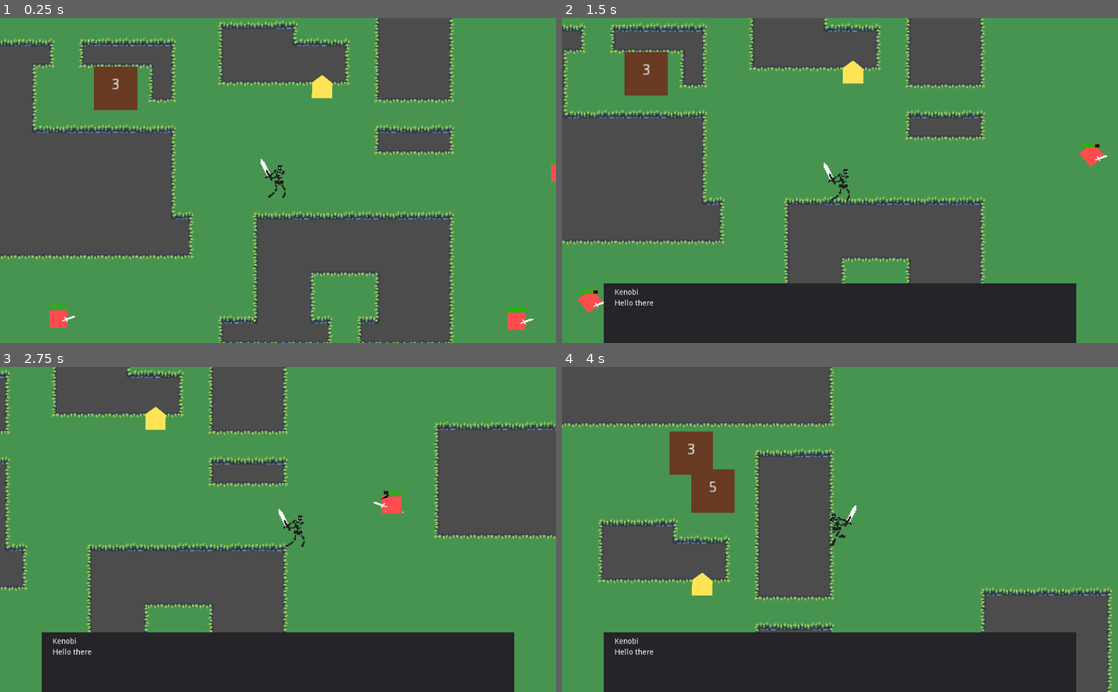
Above: before the commit, frames 1-4 (two rows, left to right).
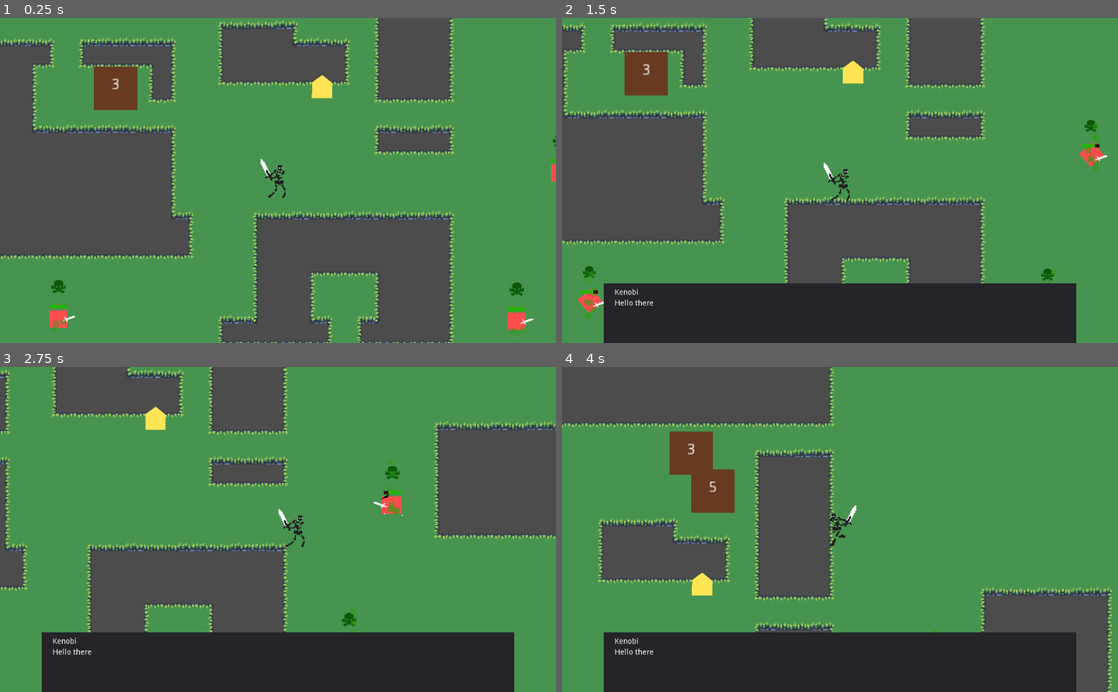
Above: after the commit, the same moments.

Repository: doorgan/godot_test
Game: Godot game, scene res://World.tscn
The game is run twice, just before and just after one commit, with the same random seed, the same clock (stepped at 60 frames per second) and the same inputs.
Inputs (mouse positions are in pixels of both pictures, inside the frame that each line leads up to):
- Up to frame 1 (0.25 s): no input
- Up to frame 2 (1.5 s): move the mouse to (962, 164) at 0.52 s; hold Right (ui_right) 0.53-1.28 s; tap A (attack) at 0.6 s; move the mouse to (728, 196) at 1.27 s; hold Down (ui_down) from 1.28 s (still down); tap E (interact) at 1.35 s
- Up to frame 3 (2.75 s): move the mouse to (333, 458) at 2.02 s; release Down (ui_down) at 2.03 s; hold Right (ui_right) from 2.03 s (still down); tap Q (invulnerable) at 2.1 s
- Up to frame 4 (4 s): move the mouse to (812, 594) at 2.77 s; release Right (ui_right) at 2.78 s; hold Up (ui_up) 2.78-3.53 s; tap Space (roll) at 2.85 s; move the mouse to (1006, 578) at 3.52 s; hold Left (ui_left) from 3.53 s (still down); tap S (shield) at 3.6 s

The runs differ from the first frame. In frame 1, 0.3% of the frame differs, in the area x 9-100%, y 36-98%; in frame 2, 0.4%, in the area x 3-97%, y 31-93%; in frame 3, 0.3%; in frame 4, less than 0.1%.

Commit message:
saving changes

Diff:
--- a/Effects/Poison.gd
+++ b/Effects/Poison.gd
@@ -5,9 +5,13 @@
 export (int) var damage_interval : = 1
 export (int) var duration : = 5
 
+const poison_fx = preload("res://SFX/Poison.tscn")
+
 var timer
 
 func _ready():
+	add_child(poison_fx.instance())
+	$Poison/AnimationPlayer.play("pulse")
 	create_timer()
 	get_tree().create_timer(duration).connect("timeout", self, "finish")
 
--- a/Enemy.tscn
+++ b/Enemy.tscn
@@ -647,9 +647,6 @@
 "enemy",
 ]]
 script = ExtResource( 1 )
-__meta__ = {
-"_edit_vertical_guides_": [ 11.0451 ]
-}
 effects_slot = NodePath("EffectsSlot")
 
 [node name="Sprite" type="Node2D" parent="."]
@@ -760,8 +757,8 @@
 rect_scale = Vector2( 3.9845, 0.214433 )
 custom_styles/fg = SubResource( 11 )
 custom_styles/bg = SubResource( 12 )
-step = 0.1
-value = 25.0
+step = 1.0
+value = 27.0
 __meta__ = {
 "_edit_use_anchors_": false
 }
--- a/Player.tscn
+++ b/Player.tscn
@@ -18,7 +18,6 @@
 [ext_resource path="res://Player/Attack3State.gd" type="Script" id=16]
 [ext_resource path="res://Player/ShieldState.gd" type="Script" id=17]
 [ext_resource path="res://Shieldbox.tscn" type="PackedScene" id=18]
-[ext_resource path="res://Effects/Poison.gd" type="Script" id=19]
 
 [sub_resource type="RectangleShape2D" id=1]
 extents = Vector2( 6.00228, 4.16661 )
@@ -781,7 +780,4 @@
 polygon = PoolVector2Array( 0.0272408, -34.8871, 10, -30, 16.7194, -21.1932, 16.8897, -10.125, 11.2704, -0.759556, 0.206482, 4.90483 )
 
 [node name="EffectsSlot" type="Node2D" parent="."]
-
-[node name="Poison" type="Node2D" parent="EffectsSlot"]
-script = ExtResource( 19 )
 [connection signal="timeout" from="States/Roll/Timer" to="States/Roll" method="_on_Timer_timeout"]
--- /dev/null
+++ b/SFX/Poison.tscn
@@ -0,0 +1,45 @@
+[gd_scene load_steps=4 format=2]
+
+[ext_resource path="res://sprites/FX/poison.png" type="Texture" id=1]
+
+[sub_resource type="ParticlesMaterial" id=1]
+emission_shape = 1
+emission_sphere_radius = 5.0
+flag_disable_z = true
+gravity = Vector3( 0, -90, 0 )
+orbit_velocity = 0.0
+orbit_velocity_random = 0.0
+scale = 5.0
+color = Color( 0.168627, 0.623529, 0.0627451, 0.478431 )
+
+[sub_resource type="Animation" id=2]
+resource_name = "pulse"
+length = 0.5
+loop = true
+tracks/0/type = "value"
+tracks/0/path = NodePath("Sprite:scale")
+tracks/0/interp = 1
+tracks/0/loop_wrap = true
+tracks/0/imported = false
+tracks/0/enabled = true
+tracks/0/keys = {
+"times": PoolRealArray( 0, 0.2, 0.5 ),
+"transitions": PoolRealArray( 1, 1, 1 ),
+"update": 0,
+"values": [ Vector2( 0.0231381, 0.0231381 ), Vector2( 0.0268163, 0.0268163 ), Vector2( 0.0231381, 0.0231381 ) ]
+}
+
+[node name="Poison" type="Node2D"]
+
+[node name="Sprite" type="Sprite" parent="."]
+position = Vector2( 0.170815, -37.9455 )
+scale = Vector2( 0.0231381, 0.0231381 )
+texture = ExtResource( 1 )
+
+[node name="Particles2D" type="Particles2D" parent="."]
+position = Vector2( 1, 0 )
+amount = 9
+process_material = SubResource( 1 )
+
+[node name="AnimationPlayer" type="AnimationPlayer" parent="."]
+anims/pulse = SubResource( 2 )
Binary file removed: Dwarf_Sprite_Sheet1.2v.png
Not shown: 1 places in Player.tscn that only renumber resources
Binary file added: sprites/FX/poison.png
Not shown, changed: sprites/FX/poison.png.import
